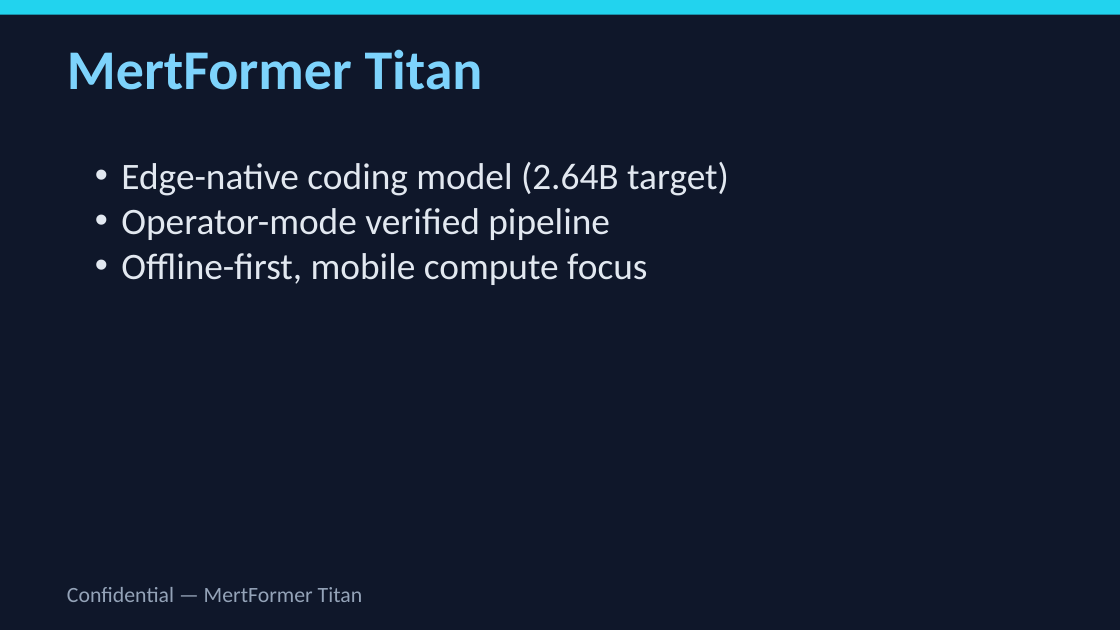
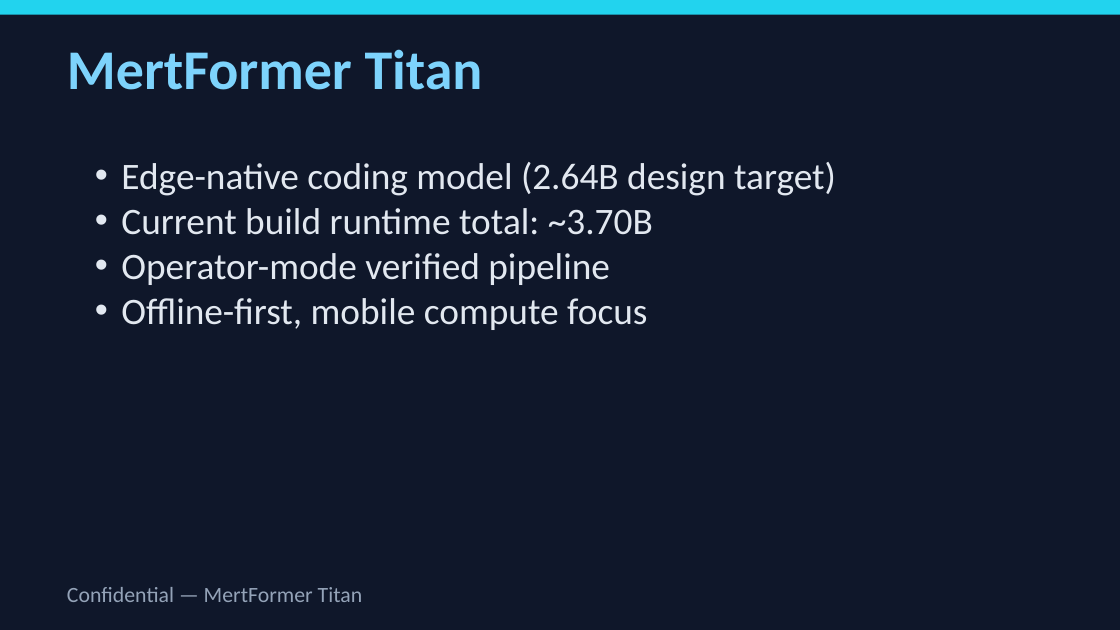
Before and after one commit to latentcore/mertformer-titan-core, a slide deck: slide 1 of reports/investor_deck.pptx. Drawn at 1120x630 pixels with LibreOffice and Linux fonts; fonts in the diff are those of the drawing. Boxes give left, top, right and bottom in pixels: in the first picture for what was removed or moved away, otherwise in the second. Text is boxed around its words. In the diff, an @@ line names an element or a change of style, - is before the commit and + after.

Commit message:
docs(release): finalize build30 closure package and audits

```diff
--- a/reports/investor_deck.pptx
+++ b/reports/investor_deck.pptx
@@ text at [121,162,836,235]: text changed @@
-• Edge-native coding model (2.64B target)
+• Edge-native coding model (2.64B design target)
+• Current build runtime total: ~3.70B
```
Also in this commit, not shown: 2 other slides changed, 42 other files.
